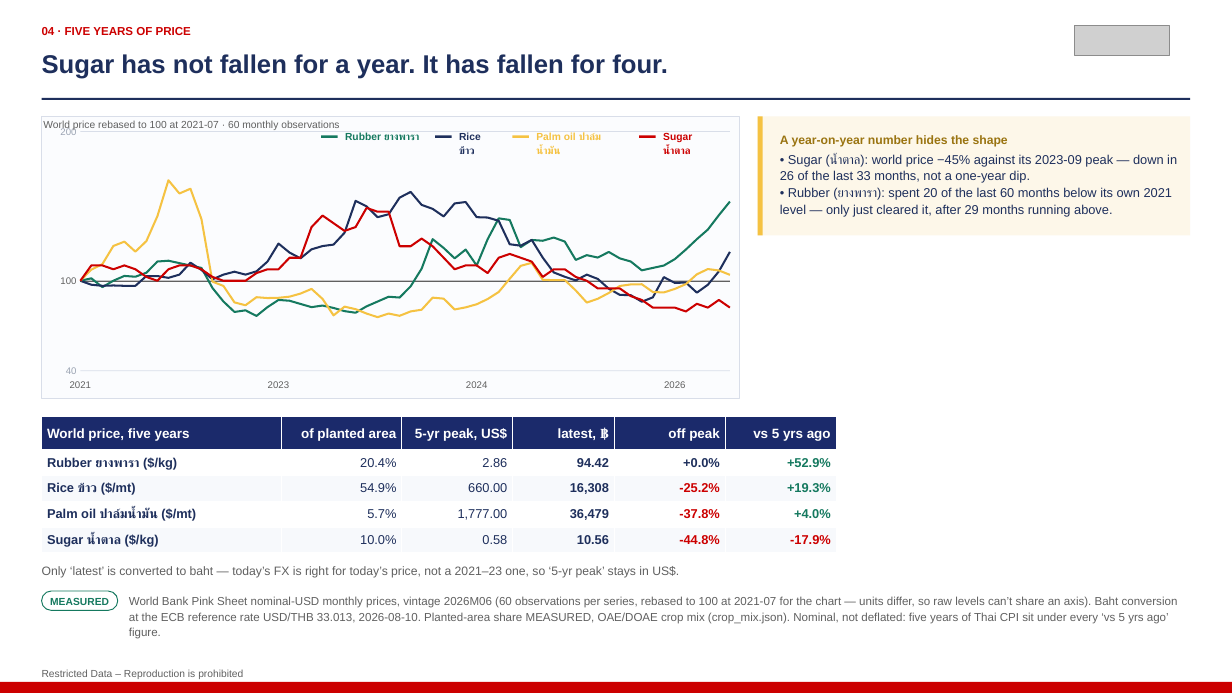
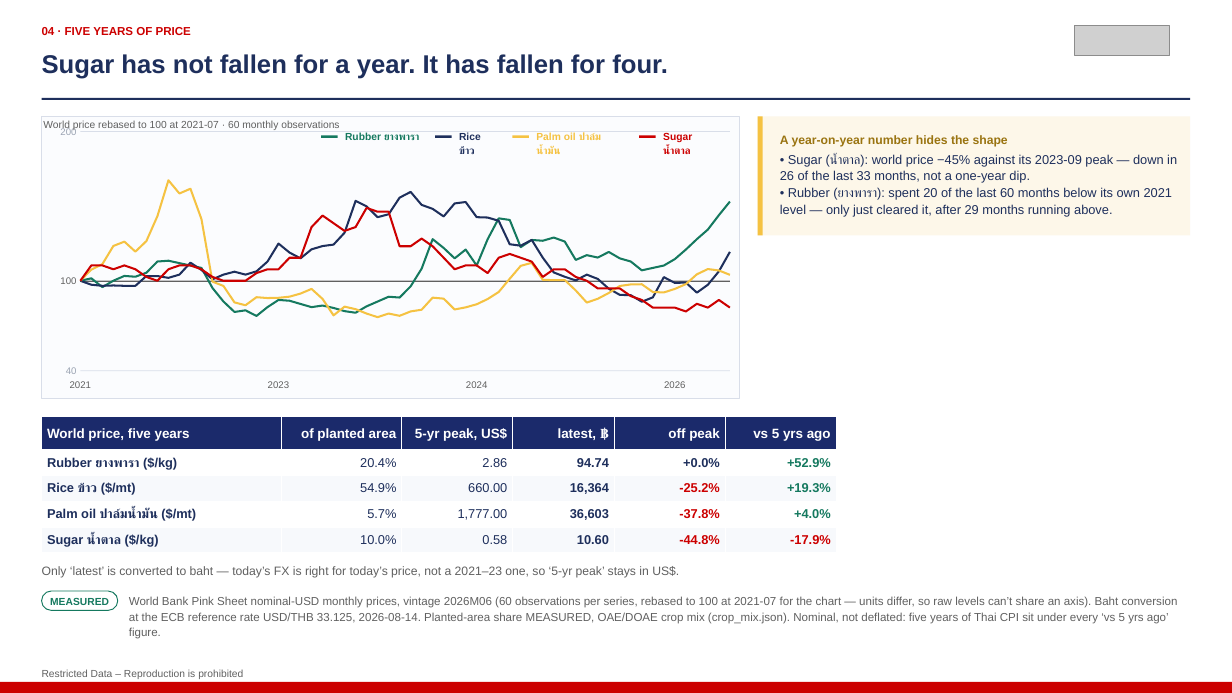
Before and after one commit to kaustavb2101/competitive-intel, a slide deck: slide 6 of docs/decks/mcom-2026-08-05-macro.pptx. Drawn at 1232x693 pixels with LibreOffice and Linux fonts; fonts in the diff are those of the drawing; grey boxes stand for pictures. Boxes give left, top, right and bottom in pixels: in the first picture for what was removed or moved away, otherwise in the second. Text is boxed around its words. In the diff, an @@ line names an element or a change of style, - is before the commit and + after.

```diff
--- a/docs/decks/mcom-2026-08-05-macro.pptx
+++ b/docs/decks/mcom-2026-08-05-macro.pptx
@@ table at [42, 417, 836, 553] @@
-row 2, column 4: 94.42
+row 2, column 4: 94.74
-row 3, column 4: 16,308
+row 3, column 4: 16,364
-row 4, column 4: 36,479
+row 4, column 4: 36,603
-row 5, column 4: 10.56
+row 5, column 4: 10.60
@@ text at [129, 596, 1178, 624]: text changed @@
-World Bank Pink Sheet nominal-USD monthly prices, vintage 2026M06 (60 observations per series, rebased to 100 at 2021-07 for the chart — units differ, so raw levels can’t share an axis). Baht conversion at the ECB reference rate USD/THB 33.013, 2026-08-10. Planted-area share MEASURED, OAE/DOAE crop mix (crop_mix.json). Nominal, not deflated: five years of Thai CPI sit under every ‘vs 5 yrs ago’ figure.
+World Bank Pink Sheet nominal-USD monthly prices, vintage 2026M06 (60 observations per series, rebased to 100 at 2021-07 for the chart — units differ, so raw levels can’t share an axis). Baht conversion at the ECB reference rate USD/THB 33.125, 2026-08-14. Planted-area share MEASURED, OAE/DOAE crop mix (crop_mix.json). Nominal, not deflated: five years of Thai CPI sit under every ‘vs 5 yrs ago’ figure.
```
Also in this commit, not shown: 4 other slides changed, 1 other file.
